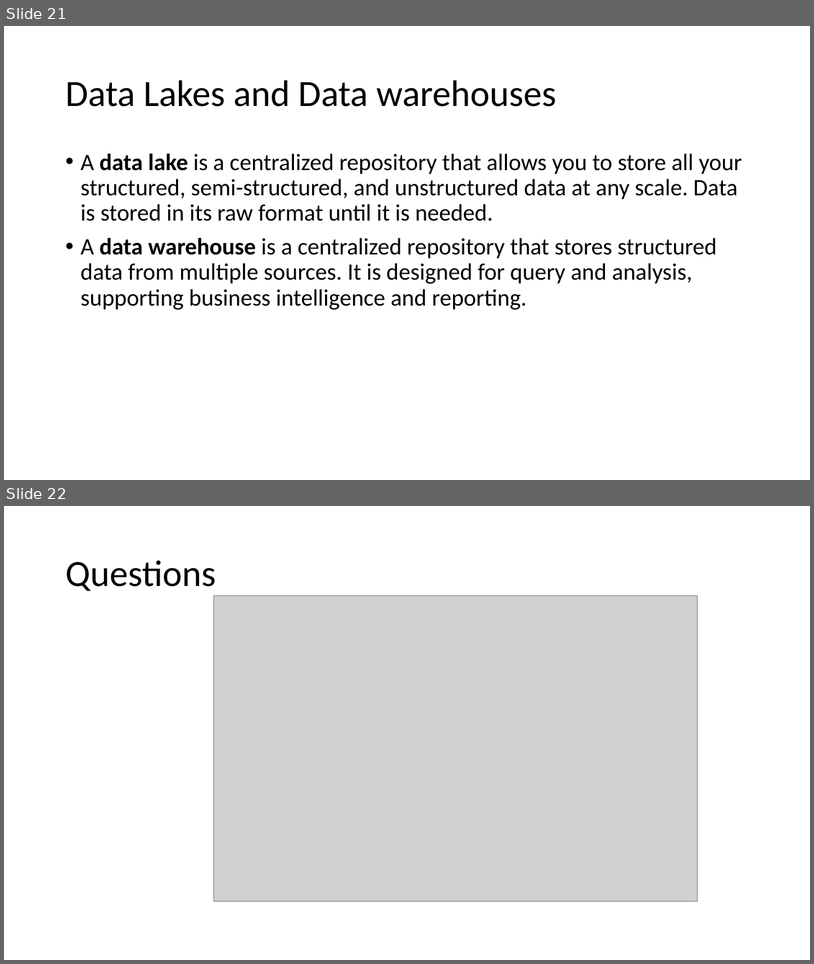
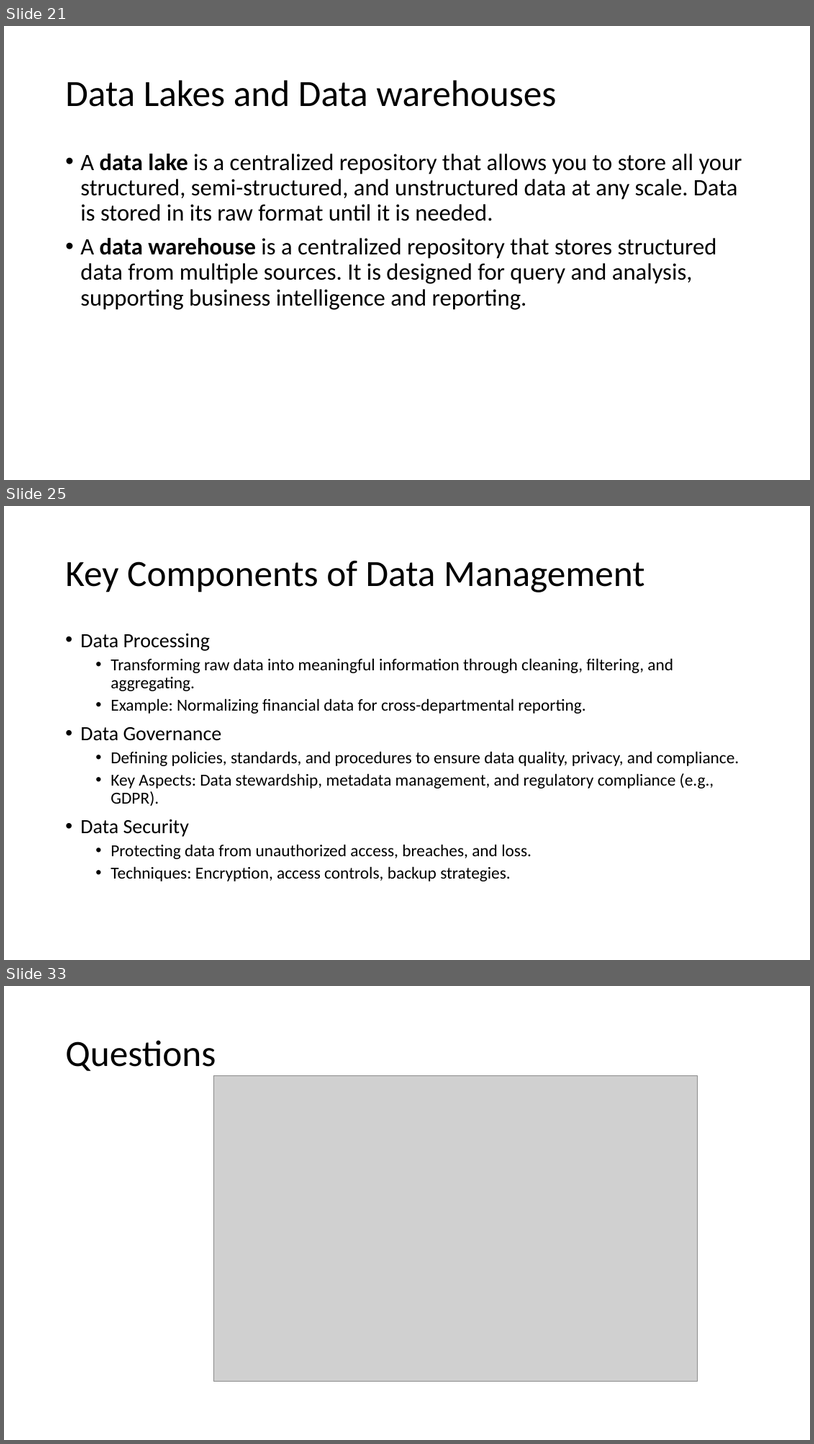
Before and after one commit to motazsaad/Exploratory-Analysis-of-Big-Data, a slide deck: materials/PPT slides/05 Exploratory analysis of Big Data and Cloud - Big Data.pptx. Shown one above the other, each under a label of ours: slides 21 and 22 before the commit, slides 21, 25 and 33 after it; the slides between them are not shown. The pictures are 814x964 and 814x1444 pixels, drawn with LibreOffice and Linux fonts; fonts in the diff are those of the drawing; grey boxes stand for pictures. Boxes give left, top, right and bottom in pixels: in the first picture for what was removed or moved away, otherwise in the second. Text is boxed around its words. In the diff, an @@ line names an element or a change of style, - is before the commit and + after.

```diff
--- a/materials/PPT slides/05 Exploratory analysis of Big Data and Cloud - Big Data.pptx
+++ b/materials/PPT slides/05 Exploratory analysis of Big Data and Cloud - Big Data.pptx
@@ slide 25 added at <box>4,506,810,960</box>, background #FFFFFF @@
@@ title added at <box>65,560,645,592</box>, 44 pt, text #000000 @@
+Key Components of Data Management
@@ text added at <box>80,633,739,881</box>, 20 pt, text #000000 @@
+• Data Processing
+  • Transforming raw data into meaningful information through cleaning, filtering, and aggregating.
+  • Example: Normalizing financial data for cross-departmental reporting.
+• Data Governance
+  • Defining policies, standards, and procedures to ensure data quality, privacy, and compliance.
+  • Key Aspects: Data stewardship, metadata management, and regulatory compliance (e.g., GDPR).
+• Data Security
+  • Protecting data from unauthorized access, breaches, and loss.
+  • Techniques: Encryption, access controls, backup strategies.
@@ what was slide 22 is now slide 33 @@
```
Also in this commit, not shown: 10 other slides added, 1 other file.
